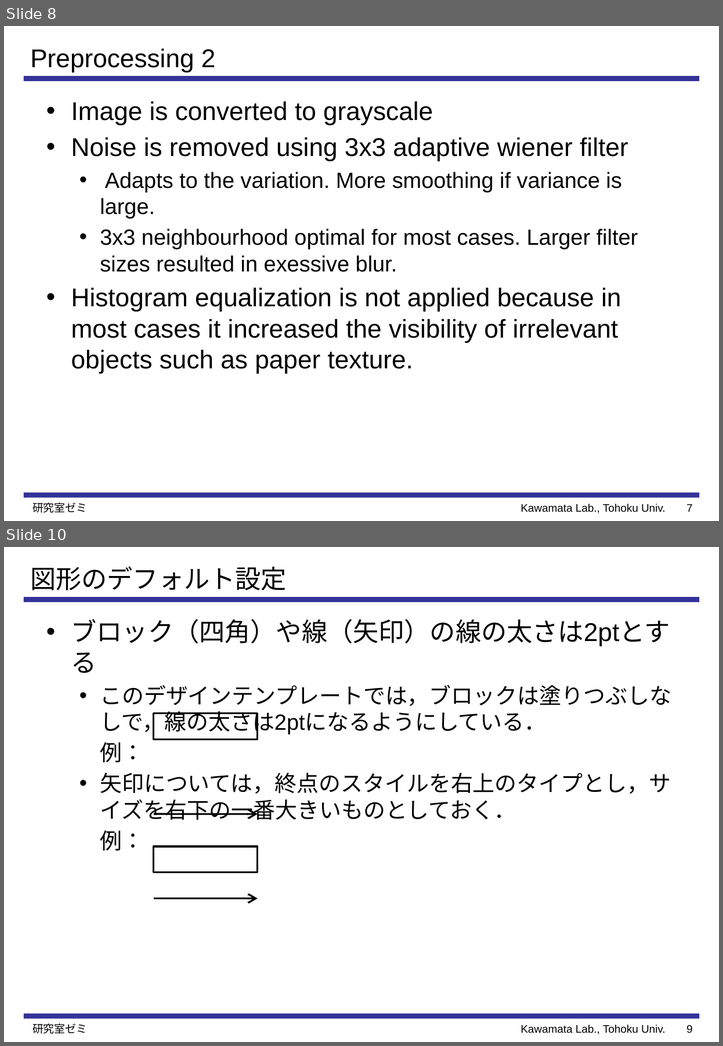
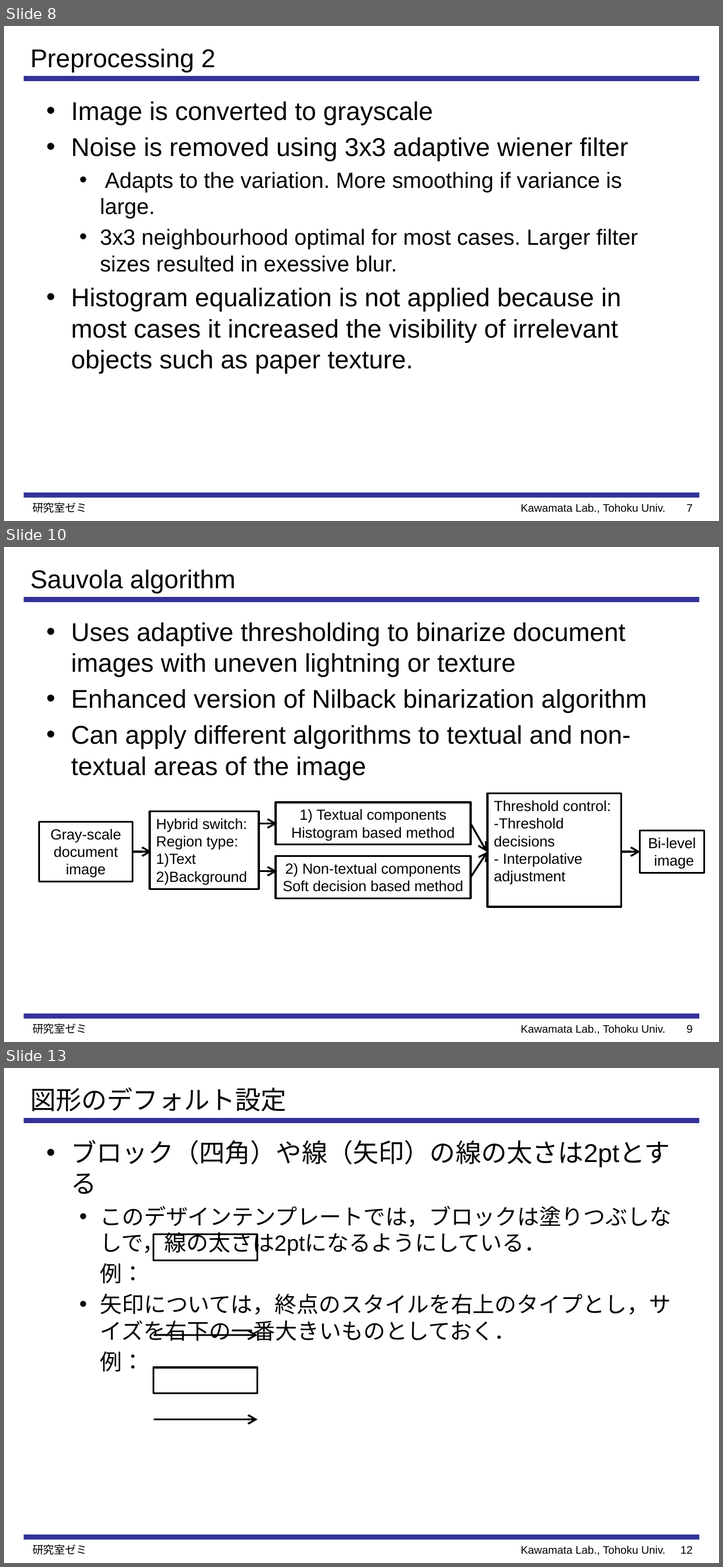
Before and after one commit to Perttu-/Handwriting-recognition, a slide deck: reports & presentations/Preprocessing and Feature Extraction for.pptx. Shown one above the other, each under a label of ours: slides 8 and 10 before the commit, slides 8, 10 and 13 after it; the slides between them are not shown. The pictures are 723x1046 and 723x1567 pixels, drawn with LibreOffice and Linux fonts; fonts in the diff are those of the drawing. Boxes give left, top, right and bottom in pixels: in the first picture for what was removed or moved away, otherwise in the second. Text is boxed around its words. In the diff, an @@ line names an element or a change of style, - is before the commit and + after.

```diff
--- a/reports & presentations/Preprocessing and Feature Extraction for.pptx
+++ b/reports & presentations/Preprocessing and Feature Extraction for.pptx
@@ slide 10 added at (4,547,719,1042), background #FFFFFF; not listed: 3 template elements that a slide beside it also shows @@
@@ title added at (30,570,235,593), 28 pt, text #000000 @@
+Sauvola algorithm
@@ text added at (71,622,647,780), 28 pt, text #000000 @@
+• Uses adaptive thresholding to binarize document images with uneven lightning or texture
+• Enhanced version of Nilback binarization algorithm
+• Can apply different algorithms to textual and non-textual areas of the image
@@ rectangle added at (276,802,470,845), fill #FFFFFF, outline #000000 2 pt, 16 pt, text #000000 @@
+1) Textual components
+Histogram based method
@@ rectangle added at (488,793,622,907), fill #FFFFFF, outline #000000 2 pt, 16 pt, text #000000 @@
+Threshold control:
+-Threshold decisions
+- Interpolative adjustment
@@ rectangle added at (39,821,133,882), fill #FFFFFF, outline #000000 2 pt, 16 pt, text #000000 @@
+Gray-scale
+document image
@@ rectangle added at (150,811,259,889), fill #FFFFFF, outline #000000 2 pt, 16 pt, text #000000 @@
+Hybrid switch:
+Region type:
+1)Text
+2)Background
@@ arrow added from (259, 824) to (277, 824), #000000 2 pt @@
@@ arrow added from (470, 824) to (487, 852), #000000 2 pt @@
@@ rectangle added at (639,831,704,873), fill #FFFFFF, outline #000000 2 pt, 16 pt, text #000000 @@
+Bi-level
+image
@@ arrow added from (133, 852) to (151, 852), #000000 2 pt @@
@@ rectangle added at (276,856,470,898), fill #FFFFFF, outline #000000 2 pt, 16 pt, text #000000 @@
+2) Non-textual components
+Soft decision based method
@@ arrow added from (470, 877) to (488, 852), #000000 2 pt @@
@@ arrow added from (622, 852) to (640, 852), #000000 2 pt @@
@@ arrow added from (259, 871) to (277, 871), #000000 2 pt @@
@@ text added at (32,1023,88,1034), 12 pt, text #000000 @@
+研究室ゼミ
@@ page number added at (686,1024,692,1032), 12 pt, text #000000 @@
+9
@@ what was slide 10 is now slide 13 @@
@@ page number at (680,1545,692,1553): text changed @@
-9
+12
```
Also in this commit, not shown: 2 slides changed, 2 other slides added, 33 other files.
